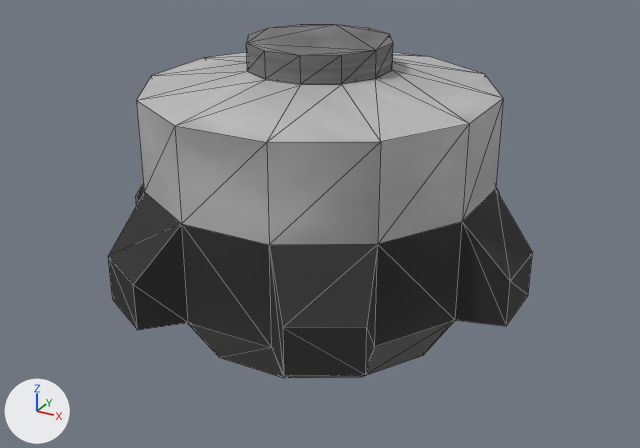
What one commit did to the FBX model Unity/Assets/Models/Masscon.FBX.
Both versions are drawn from a camera (50 mm lens) standing at (0.362, -0.657, 0.368) and looking at (0.008, -0.013, 0.046). The lights are fixed; the arrows at lower left show +X, +Y and +Z. Mesh edges are drawn as thin lines. Objects named as collision shapes, trigger or cutter boxes, shadow casters or lower levels of detail are left out. Where no turn or scale is listed for an object, it has been applied to the vertices.
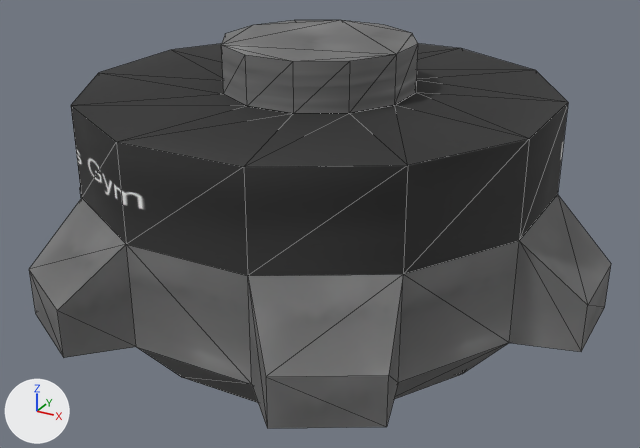
ob_masscon is not drawn itself; it is the parent of ob_collider, ob_cylinder001, ob_untitled.

Where the newer file only moved an object's origin or applied its transform, the numbers keep the older frame.

Where the change shows, as pixel boxes (x1, y1, x2, y2) in the pictures (640 x 448 px; the box of a moved part takes in the faces that stretch with it):
'Cylinder001', reshaped, surface changed, rescaled (grey to black, 37% wider, 18% taller): before (108, 52, 532, 378); after (29, 43, 611, 428)
'Cylinder003', reshaped (34% wider, 54% taller): before (246, 24, 393, 84); after (221, 20, 418, 113)
part 2 of me_mesh_001, moved or reshaped: before (137, 52, 503, 142); after (71, 43, 568, 167)
part 3 of me_mesh_001, surface changed: before (108, 70, 532, 376); after (29, 103, 611, 428)

Edits to the bpy script that builds the scene:
```text
Change me_mesh_001:
    used by ob_cylinder001; parent = ob_masscon; location = (0.0, 0.0, 0.0); rotation_euler = (0.0, 0.0, -0.262), in degrees (0, 0, -15); scale = (1.0, 1.0, 2.39)
    remove me_mesh_001.from_pydata(...)  # 84 vertices, 154 faces; spans x -0.63..0.63, y -0.63..0.63, z -0.066..0.256
    add me_mesh_001.from_pydata(...)  # 84 vertices, 154 faces; spans x -0.63..0.63, y -0.63..0.63, z -0.066..0.232
    me_mesh_001 part 2: all 12 vertices in x -0.206..0.206, y -0.206..0.206, z 0.256 are moved by (0.0, 0.0, -0.024)
    me_mesh_001 part 3: texture (UV) coordinates of 120 of 154 faces, centred in x -0.613..0.613, y -0.613..0.613, z 0.0..0.248, changed; they spanned u 0.93..1.0, v 0.74..0.99 and now span u 0.68..0.99, v 0.2..0.99
Change me_mesh:
    used by ob_cylinder003; location = (0.0, 0.0, 0.2503)
    remove me_mesh.from_pydata(...)  # 24 vertices, 34 faces; spans x -0.0607..0.0607, y -0.0607..0.0607, z -0.0629..-0.0399
    add me_mesh.from_pydata(...)  # 24 vertices, 34 faces; spans x -0.0809..0.0809, y -0.0809..0.0809, z -0.0811..-0.0399
    me_mesh part 1: 24 of 24 vertices moved; they spanned x -0.0607..0.0607, y -0.0607..0.0607, z -0.0629..-0.0399 and now span x -0.0809..0.0809, y -0.0809..0.0809, z -0.0811..-0.0399; mean shift (0.0, 0.0, -0.0091); largest move (-0.0163, 0.0607, -0.0629) -> (-0.0217, 0.0809, -0.0811)
Change ob_masscon:
    ob_masscon.scale: (0.305, 0.305, 0.305) -> (0.406, 0.406, 0.305)
```
